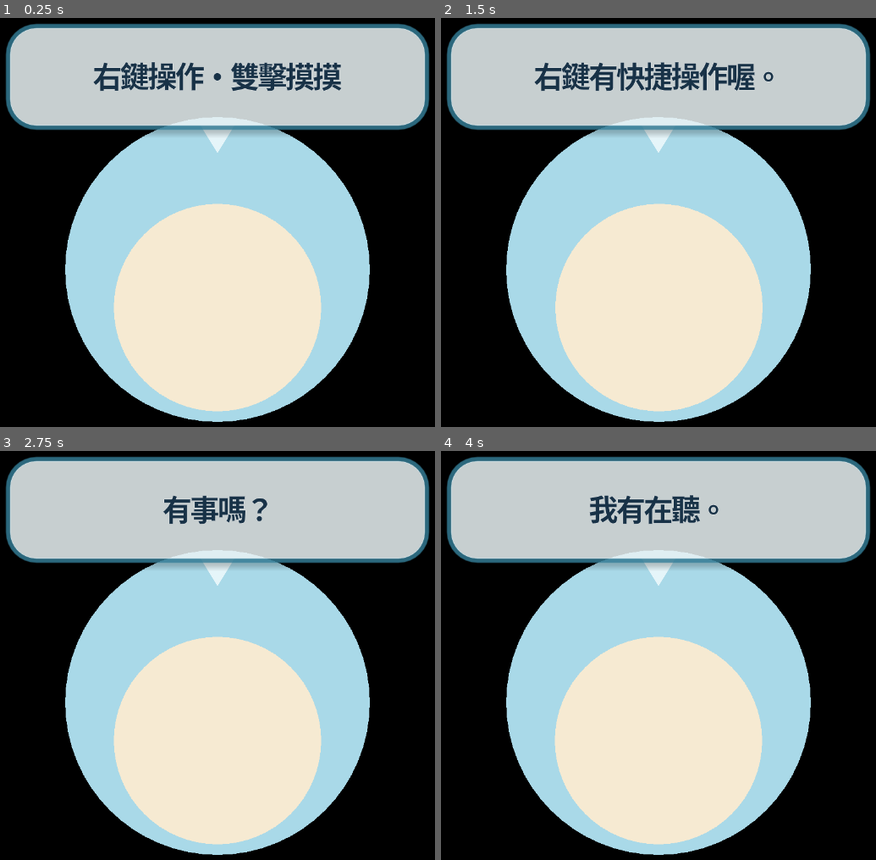
Above: before the commit, frames 1-4 (two rows, left to right).
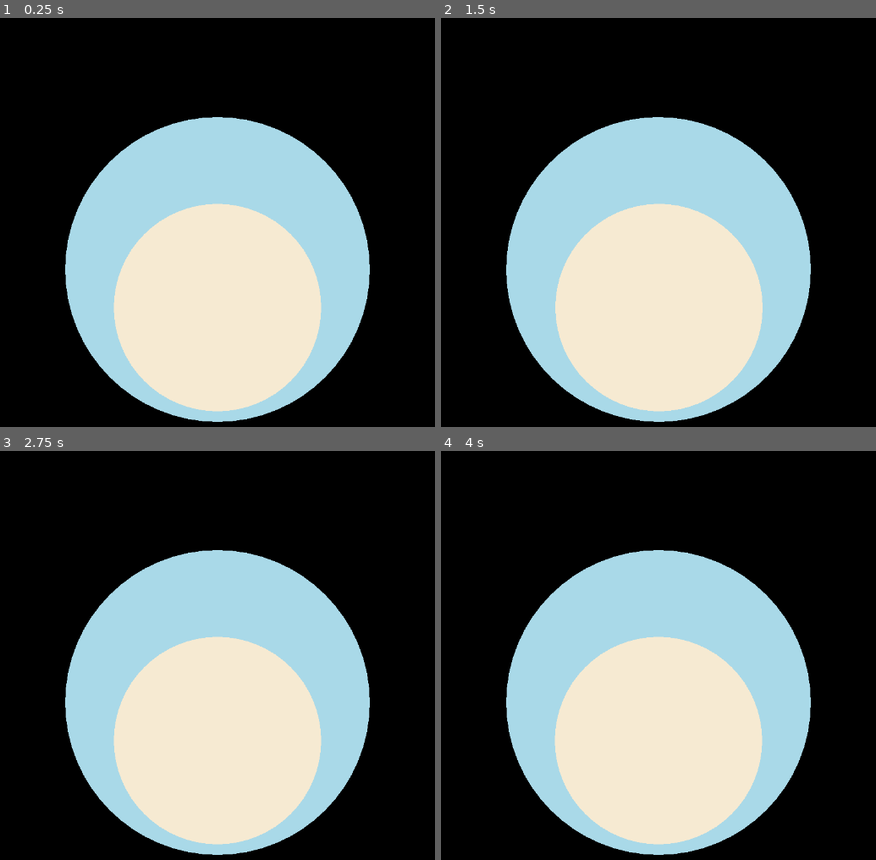
Above: after the commit, the same moments.

Repository: kai-2001/OpenDesktopPet
Game: Godot game, scene res://scenes/main.tscn
The game is run twice, just before and just after one commit, with the same random seed, the same clock (stepped at 60 frames per second) and the same inputs.
Inputs (mouse positions are in pixels of both pictures, inside the frame that each line leads up to):
- Up to frame 1 (0.25 s): no input
- Up to frame 2 (1.5 s): tap Enter at 0.5 s; move the mouse to (789, 173) at 0.52 s; click (789, 173) at 0.67 s; tap Space at 1.25 s; drag from (541, 238) to (628, 341) at 1.27 s
- Up to frame 3 (2.75 s): move the mouse to (278, 491) at 2.02 s; click (278, 491) at 2.17 s
- Up to frame 4 (4 s): tap Enter at 2.75 s; drag from (628, 774) to (480, 536) at 2.77 s; tap Space at 3.5 s; move the mouse to (836, 741) at 3.52 s; click (836, 741) at 3.67 s

The runs differ from the first frame. In frame 1, 25% of the frame differs, in the area x 1-99%, y 1-33%; in frame 2, 25%; in frame 3, 25%; in frame 4, 25%.

Commit message:
Render speech and wish notices in a separate window

Diff:
--- a/scenes/main.tscn
+++ b/scenes/main.tscn
@@ -42,17 +42,4 @@
 polygon = PackedVector2Array(128, 96, 152, 96, 140, 124)
 color = Color(0.953, 0.988, 0.996, 0.98)
 
-[node name="WishBadge" type="Label" parent="."]
-visible = false
-offset_left = 192.0
-offset_top = 82.0
-offset_right = 240.0
-offset_bottom = 128.0
-mouse_filter = 2
-z_index = 101
-text = "🥕"
-horizontal_alignment = 1
-vertical_alignment = 1
-theme_override_font_sizes/font_size = 22
-
 [node name="ContextMenu" type="PopupMenu" parent="."]
--- a/scripts/main.gd
+++ b/scripts/main.gd
@@ -5,8 +5,8 @@
 @onready var bubble: PanelContainer = $SpeechBubble
 @onready var bubble_label: Label = $SpeechBubble/Margin/Label
 @onready var bubble_tail: Polygon2D = $SpeechTail
-@onready var wish_badge: Label = $WishBadge
 @onready var context_menu: PopupMenu = $ContextMenu
+var _speech_window: Window
 var _stats_window: Window
 var _stats_status: Label
 var _wish_status: Label
@@ -32,10 +32,7 @@
 var _interaction_region_applied := false
 
 var _pet_hit_polygon := PackedVector2Array([
-	# Keep one stable native hit-test outline for the entire lifetime of the
-	# window. The small upper-right extension contains the optional wish badge.
-	Vector2(70, 100), Vector2(184, 100), Vector2(192, 82),
-	Vector2(240, 82), Vector2(240, 132), Vector2(245, 170),
+	Vector2(70, 100), Vector2(210, 100), Vector2(245, 170),
 	Vector2(220, 310), Vector2(60, 310), Vector2(35, 170)
 ])
 
@@ -44,6 +41,7 @@
 	get_viewport().transparent_bg = true
 	get_viewport().gui_embed_subwindows = false
 	_style_bubble()
+	_build_speech_window()
 	_build_stats_window()
 	_setup_stats_open_timer()
 	_connect_signals()
@@ -58,6 +56,8 @@
 
 func _process(_delta: float) -> void:
 	_restore_from_system_minimize()
+	if is_instance_valid(_speech_window) and _speech_window.visible:
+		_position_speech_window()
 	var mouse := DisplayServer.mouse_get_position()
 	if mouse.distance_to(_last_global_mouse) > 1.0:
 		_last_user_activity_ms = Time.get_ticks_msec()
@@ -140,20 +140,25 @@
 	# so the compositor never displays the temporary polygon-shaped state.
 	bubble.visible = false
 	bubble_tail.visible = false
+	_speech_window.hide()
 	bubble_label.text = text
+	bubble_label.add_theme_font_size_override(
+		"font_size", 28 if text in ["🥕", "💧", "💤", "🪙", "✋"] else 13
+	)
 	_layout_speech_bubble(text)
 	await get_tree().process_frame
 	if token != _bubble_token:
 		return
 	_layout_speech_bubble(text)
+	_position_speech_window()
+	_speech_window.show()
 	bubble.visible = true
 	bubble_tail.visible = true
-	_update_window_interaction_region()
 	await get_tree().create_timer(seconds).timeout
 	if token == _bubble_token:
 		bubble.visible = false
 		bubble_tail.visible = false
-		_update_window_interaction_region()
+		_speech_window.hide()
 
 
 func _restore_from_system_minimize() -> void:
@@ -177,7 +182,7 @@
 		).x
 		line_count += maxi(ceili(text_width / TEXT_WIDTH), 1)
 	var bubble_height := clampf(20.0 + line_count * 20.0, 50.0, 120.0)
-	var bubble_left := (280.0 - BUBBLE_WIDTH) / 2.0
+	var bubble_left := (220.0 - BUBBLE_WIDTH) / 2.0
 	# Explicit offsets are required here. PanelContainer recalculates `size`
 	# from its original offsets after child layout, which previously stretched
 	# short messages down over the pet.
@@ -186,10 +191,27 @@
 	bubble.offset_right = bubble_left + BUBBLE_WIDTH
 	bubble.offset_bottom = BUBBLE_BOTTOM
 	bubble_tail.polygon = PackedVector2Array([
-		Vector2(132, BUBBLE_BOTTOM - 2),
-		Vector2(148, BUBBLE_BOTTOM - 2),
-		Vector2(140, BUBBLE_BOTTOM + 11),
+		Vector2(102, BUBBLE_BOTTOM - 2),
+		Vector2(118, BUBBLE_BOTTOM - 2),
+		Vector2(110, BUBBLE_BOTTOM + 11),
 	])
+
+
+func _build_speech_window() -> void:
+	_speech_window = Window.new()
+	_speech_window.size = Vector2i(220, 140)
+	_speech_window.transparent = true
+	_speech_window.borderless = true
+	_speech_window.unfocusable = true
+	_speech_window.mouse_passthrough = true
+	_speech_window.visible = false
+	add_child(_speech_window)
+	bubble.reparent(_speech_window, false)
+	bubble_tail.reparent(_speech_window, false)
+
+
+func _position_speech_window() -> void:
+	_speech_window.position = DisplayServer.window_get_position() + Vector2i(30, 0)
 
 
 func _finish_window_setup() -> void:
@@ -222,10 +244,16 @@
 	state.changed.connect(_refresh_ui)
 	state.message_requested.connect(_show_state_message)
 	state.action_requested.connect(pet.play_action)
+	state.wish_started.connect(_show_wish_notice)
 	# PetState becomes ready before its parent, so its first `changed` signal is
 	# emitted before this node can connect. Ask it for a complete snapshot here
 	# instead of passing the raw dictionary, which does not contain `wish_text`.
-	state.emit_changed()
+	var snapshot: Dictionary = state.get_snapshot()
+	_refresh_ui(snapshot)
+	var active_wish := String(snapshot.get("wish_action", ""))
+	if not active_wish.is_empty() \
+			and int(snapshot.get("wish_expires_at", 0)) > int(Time.get_unix_time_from_system()):
+		call_deferred("_show_wish_notice", active_wish)
 
 
 func _show_state_message(text: String) -> void:
@@ -233,6 +261,10 @@
 	if is_instance_valid(_last_message_status):
 		_last_message_status.text = "最近訊息：%s" % _last_state_message
 	say(text, 6.0)
+
+
+func _show_wish_notice(action: String) -> void:
+	say(_wish_icon(action), 6.0)
 
 
 func _setup_context_menu() -> void:
@@ -536,19 +568,6 @@
 func _refresh_ui(snapshot: Dictionary) -> void:
 	pet.set_progression(snapshot)
 	_update_unlock_tracking()
-	var wish_action := String(snapshot.get("wish_action", ""))
-	var wish_is_active := not wish_action.is_empty() \
-		and int(snapshot.get("wish_expires_at", 0)) > int(Time.get_unix_time_from_system())
-	if wish_is_active:
-		wish_badge.text = _wish_icon(wish_action)
-		wish_badge.visible = true
-	else:
-		# Clear the glyph before removing it from the transparent window. This
-		# prevents Windows from retaining the final rendered frame as the native
-		# hit-test region shrinks back around the pet.
-		wish_badge.text = ""
-		wish_badge.visible = false
-	_update_window_interaction_region()
 	var level_text := "Lv.%d  ·  %d 金幣  ·  XP %d/%d" % [
 		snapshot.level, snapshot.coins, snapshot.xp, snapshot.level * 20
 	]
--- a/scripts/pet_state.gd
+++ b/scripts/pet_state.gd
@@ -4,6 +4,7 @@
 signal changed(snapshot: Dictionary)
 signal message_requested(text: String)
 signal action_requested(action: String)
+signal wish_started(action: String)
 
 const SAVE_PATH := "user://save_v2.json"
 const SAVE_VERSION := 2
@@ -239,7 +240,7 @@
 	data.wish_action = action
 	data.wish_expires_at = now + WISH_DURATION_SECONDS
 	data.wish_intro_seen = true
-	message_requested.emit(_wish_announcement(action))
+	wish_started.emit(action)
 	_commit()
 
 
